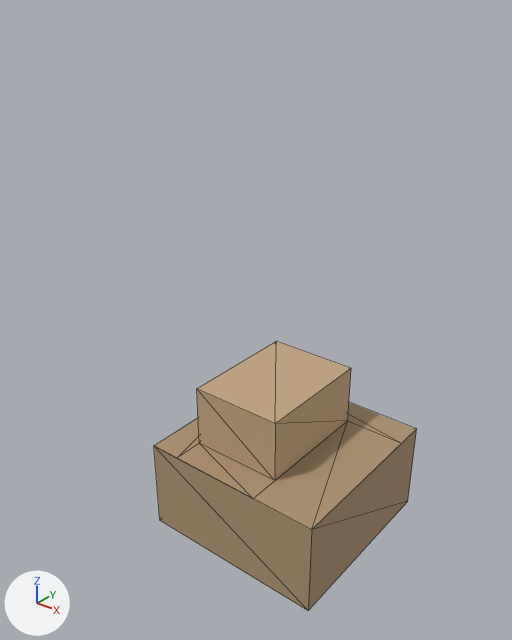
The glTF model assets/interiores/armero_guardia_comunal_01.glb: old version first, new version second.
The view is the same before and after, from a 50 mm camera at (1.148, -1.585, 1.629) aimed at (-0.037, -0.104, 0.711). The axes (+X, +Y, +Z) are drawn at lower left. The lights are the same throughout. The first picture is the older version. Mesh edges are drawn as thin lines. Vertices at exactly the same position are counted once.

In view in the first picture: 'armero_guardia_comunal'.
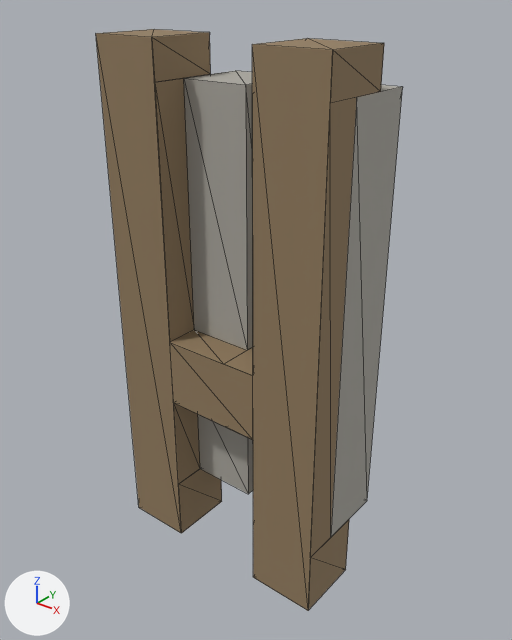
What changed in the scene script:
```text
Change me_armero_guardia_comunal:
    used by ob_armero_guardia_comunal; location = (0.0, 0.0, 0.0)
    remove me_armero_guardia_comunal.from_pydata(...)  # 20 vertices, 28 faces; spans x -0.25..0.35, y -0.35..0.25, z 0.0..0.5
    add me_armero_guardia_comunal.from_pydata(...)  # 62 vertices, 86 faces; spans x -0.35..0.35, y -0.35..-0.05, z 0.0..1.5
    me_armero_guardia_comunal part 1
    17 vertices are removed from x -0.25..0.35, y -0.35..0.25, z 0.0..0.5
    28 faces are deleted
    26 vertices are added at x -0.35..0.35, y -0.35..-0.25, z 0.0..1.5
    24 new vertices lie (0.0, 0.2, 0.0) away from vertices in x -0.35..0.35, y -0.35..-0.25, z 0.0..1.5
    9 new vertices lie (0.0, 0.1, 0.0) away from vertices in x 0.05..0.15, y -0.35..-0.15, z 0.2..1.4
    86 new faces join them
```

Location of each change, [x1, y1, x2, y2] in pixels of the pictures (512 x 640 px):
'armero_guardia_comunal', reshaped (17% wider, 115% taller): before [154, 341, 416, 611]; after [96, 29, 403, 611]
